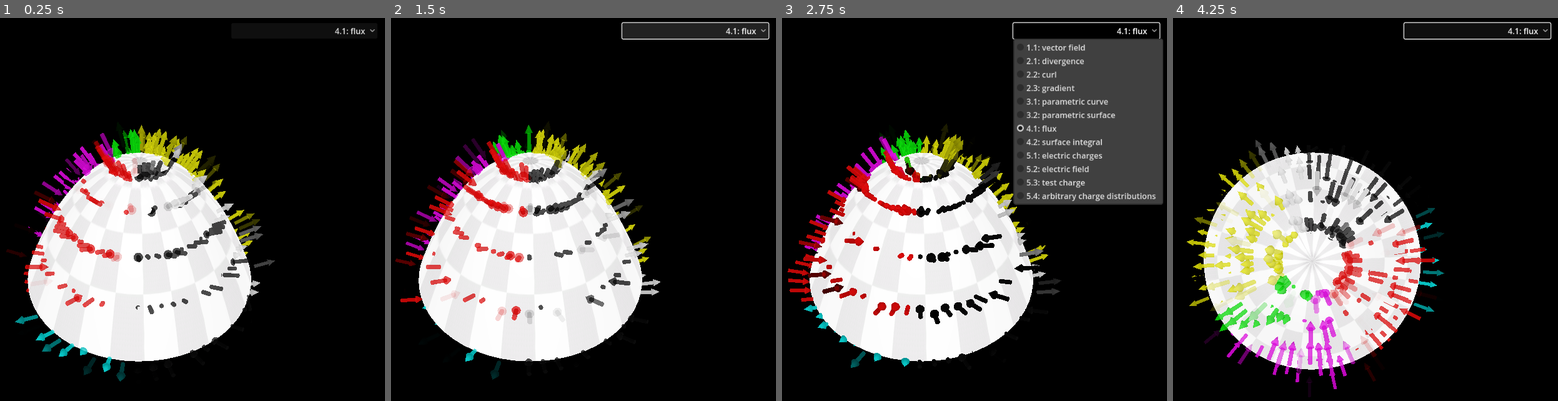
Above: before the commit, frames 1-4 (left to right).
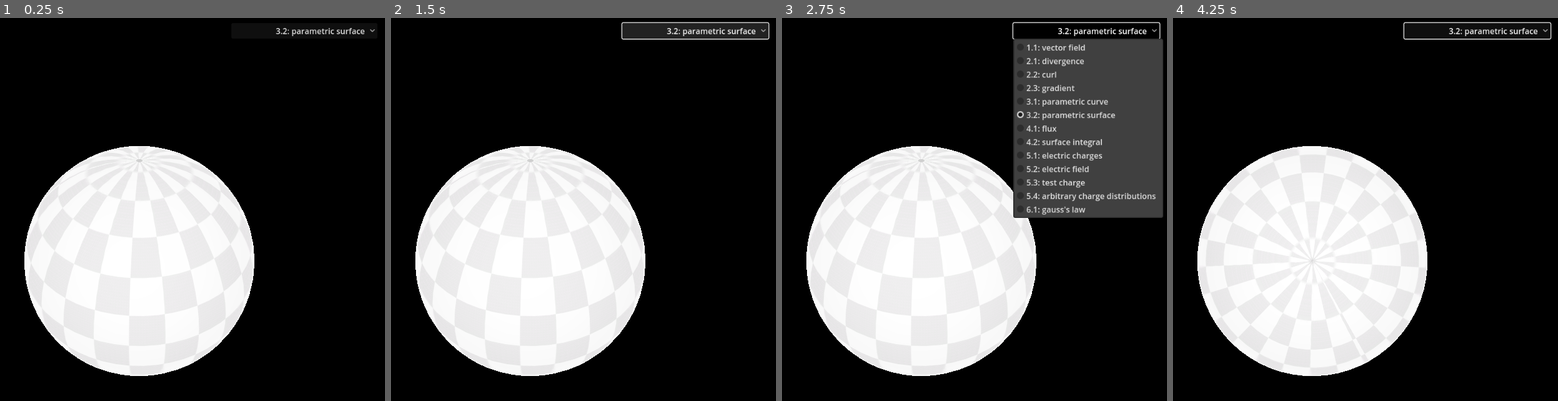
Above: after the commit, the same moments.

Repository: slotling/electromagnetism
Game: Godot game, scene res://Worlds/BaseWorlds/3d_world.tscn
The game is run twice, just before and just after one commit, with the same random seed, the same clock (stepped at 60 frames per second) and the same inputs.
Inputs (mouse positions are in pixels of both pictures, inside the frame that each line leads up to):
- Up to frame 1 (0.25 s): no input
- Up to frame 2 (1.5 s): click "4.1: flux" (after the commit: "3.2: parametric surface") at 0.5 s; click "4.1: flux" (after the commit: "3.2: parametric surface") at 1.25 s
- Up to frame 3 (2.75 s): click "4.1: flux" (after the commit: "3.2: parametric surface") at 2 s
- Up to frame 4 (4.25 s): move the mouse to (1423, 236) at 2.77 s; click (1423, 236) at 2.85 s; move the mouse to (1211, 286) at 3.52 s; tap Middle mouse button (pan) at 3.6 s

The runs differ from the first frame. In frame 1, 9.0% of the frame differs, in the area x 1-95%, y 2-95%; in frame 2, 8.7%; in frame 3, 10%; in frame 4, 12%, in the area x 3-95%, y 2-97%.

Commit message:
[2/2] gauss's: well i dont know i might need more convergence testing

Diff:
--- /dev/null
+++ b/Junk/callablebindingtest.gd
@@ -0,0 +1,16 @@
+extends Node2D
+
+
+# Called when the node enters the scene tree for the first time.
+func _ready() -> void:
+	var callable = Callable(self, "m").bind(5)
+	print(callable.call(2, 3, 4, 5, 6))
+
+func m(x, y, z, a, b, c):
+	print(x, y, z, a, b, c)
+	return x * y
+
+
+# Called every frame. 'delta' is the elapsed time since the previous frame.
+func _process(delta: float) -> void:
+	pass
--- /dev/null
+++ b/Junk/callablebindingtest.tscn
@@ -0,0 +1,6 @@
+[gd_scene load_steps=2 format=3 uid="uid://b8p78qnd8pt2r"]
+
+[ext_resource type="Script" uid="uid://dt85d14qifh4r" path="res://Junk/callablebindingtest.gd" id="1_jq3n6"]
+
+[node name="Callablebindingtest" type="Node2D"]
+script = ExtResource("1_jq3n6")
--- a/Resources/Functions/function_controller.gd
+++ b/Resources/Functions/function_controller.gd
@@ -12,6 +12,8 @@
 var wend = 1.0
 var render_diff = 0.01
 var calculation_diff = 0.01
+
+var invert_face_rendering = false
 
 # Functions are divided based on physical significance, number of input variables, and number of outputs.
 
--- /dev/null
+++ b/Resources/Functions/parametric_surfaces/03_sphere_shell.gd
@@ -0,0 +1,29 @@
+extends FunctionController
+
+var radius = 1
+
+func _init() -> void:
+	ustart = -2*PI
+	uend = 0
+	vstart = -PI
+	vend = 0
+	render_diff = 0.1
+	calculation_diff = 0.01
+
+func R(u, v=0, w=0) -> Vector3:
+	var x = sin(v) * cos(u)
+	var y = sin(v) * sin(u)
+	var z = cos(v)
+	return Vector3(x, y, z) * 1
+
+func R_u(u, v=0) -> Vector3:
+	var dxdu = -sin(v) * sin(u)
+	var dydu = sin(v) * cos(u)
+	var dzdu = 0
+	return radius * Vector3(dxdu, dydu, dzdu)
+
+func R_v(u, v) -> Vector3:
+	var dxdv = cos(v) * cos(u)
+	var dydv = cos(v) * sin(u)
+	var dzdv = -sin(v)
+	return radius * Vector3(dxdv, dydv, dzdv)
--- a/Scenes/calculation_controllers/field_func/ElectricFieldFunctionReplacerController.gd
+++ b/Scenes/calculation_controllers/field_func/ElectricFieldFunctionReplacerController.gd
@@ -9,7 +9,7 @@
 @export var recalculate_field_when_dragging = false
 @export var recalculate_field_only_on_command = false
 
-@onready var WORLD = get_parent()
+@onready var WORLD: VectorField = get_parent()
 @onready var charges = WORLD.get_node("Charges").get_children()
 
 var forces = []
@@ -18,25 +18,26 @@
 
 func F(x, y=0, z=0, id=null) -> Vector3:
 	var sum = Vector3.ZERO
-	for arr in forces:
-		sum += arr[id]
+	if id != null:
+		for arr in forces:
+			sum += arr[id]
+	else:
+		for charge in charges:
+			sum += charge.E(x, y, z)
+
 	return sum
 
-func update_charge(charge_id, update_drawing_list, refresh_config=false):
+func add_field(x, y, z, id, extra, charge_id):
+	var charge = charges[charge_id]
+	var field = charge.E(x, y, z)
+	forces[charge_id][id] = field
+
+func update_charge(chargeId, update_drawing_list, refresh_config=false):
 	var id = 0
-	var charge = charges[charge_id]
 	var drawConfig: DrawConfig = WORLD.config.draw
-	for ix in range(drawConfig.LatticeStart.x, drawConfig.LatticeEnd.x+1, 1):
-		for iy in range(drawConfig.LatticeStart.y, drawConfig.LatticeEnd.y+1, 1):
-			for iz in range(drawConfig.LatticeStart.z, drawConfig.LatticeEnd.z+1, 1):
-				var x = drawConfig.ValScale * ix
-				var y = drawConfig.ValScale * iy
-				var z = drawConfig.ValScale * iz
-				var field = charge.E(x, y, z)
-				forces[charge_id][id] = field
-				id += 1
+	WORLD.loop_through_all_points(false, Callable(self, "add_field").bind(chargeId))
 
-	charge_id_update_list.erase(charge_id)
+	charge_id_update_list.erase(chargeId)
 
 	if update_drawing_list:
 		WORLD.create_drawing_list(true) # refresh_config and refresh_config_upon_release
--- a/Scenes/canvas_layers/information_displays/surface_integrals.gd
+++ b/Scenes/canvas_layers/information_displays/surface_integrals.gd
@@ -1,6 +1,6 @@
 extends CanvasLayer
 
-@export var surface: NodePath
+@export var SurfaceIntegralCalculationController: NodePath
 
 func _ready() -> void:
 	#G.WORLD.FieldUpdatedSignal.connect(update)
@@ -10,7 +10,7 @@
 	$Label.text = "Flux: [color='#FF00AE']thinking very hard..."
 	await get_tree().process_frame
 	#await get_tree().process_frame
-	var result = await get_node(surface).get_node("./SurfaceIntegralCalculationController").calculate()
+	var result = await get_node(SurfaceIntegralCalculationController).calculate()
 	$Label.text = "Flux: [color='#FFFF00']"
 	$Label.text += G.format_number(result, 5)
 	$Label.text += "[/color]"
--- a/Worlds/1_vector_fields/1_1_fields.gd
+++ b/Worlds/1_vector_fields/1_1_fields.gd
@@ -39,15 +39,7 @@
 		calculated_settings["z_values"].append(val.z)
 		calculated_settings["magnitudes"].append(val.length())
 
-func create_drawing_list_process(initialize) -> void:
-	drawing_list = []
-
-	if initialize:
-		calculated_settings["x_values"] = []
-		calculated_settings["y_values"] = []
-		calculated_settings["z_values"] = []
-		calculated_settings["magnitudes"] = []
-
+func loop_through_all_points(initialize: bool, callable: Callable):
 	var id = 0
 	for ix in range(config.draw.LatticeStart.x, config.draw.LatticeEnd.x+1, 1):
 		for iy in range(config.draw.LatticeStart.y, config.draw.LatticeEnd.y+1, 1):
@@ -55,9 +47,21 @@
 				var x = config.draw.ValScale * ix
 				var y = config.draw.ValScale * iy
 				var z = config.draw.ValScale * iz
-				var value = F(x, y, z, id)
-				add_drawing_object(x, y, z, value, initialize)
+				callable.call(x, y, z, id, {"initialize": initialize})
 				id += 1
+
+func every_point(x, y, z, id, extra):
+	var value = F(x, y, z, id)
+	add_drawing_object(x, y, z, value, extra["initialize"])
+
+func create_drawing_list_process(initialize) -> void:
+	if initialize:
+		calculated_settings["x_values"] = []
+		calculated_settings["y_values"] = []
+		calculated_settings["z_values"] = []
+		calculated_settings["magnitudes"] = []
+
+	loop_through_all_points(initialize, Callable(self, "every_point"))
 
 	if initialize:
 		var length = calculated_settings["x_values"].size()
@@ -73,6 +77,7 @@
 
 
 func create_drawing_list(initialize) -> void:
+	drawing_list = []
 	create_drawing_list_process(initialize)
 	FieldUpdatedSignal.emit()
 	draw_vectors(time)
--- a/Worlds/3_parametric_equations/3_2_surface.tscn
+++ b/Worlds/3_parametric_equations/3_2_surface.tscn
@@ -1,9 +1,10 @@
-[gd_scene load_steps=7 format=3 uid="uid://blbxu4etlngqs"]
+[gd_scene load_steps=8 format=3 uid="uid://blbxu4etlngqs"]
 
 [ext_resource type="Script" uid="uid://maeo4vn1rhv1" path="res://Worlds/3_parametric_equations/3_2_surface.gd" id="1_8d468"]
 [ext_resource type="PackedScene" uid="uid://de33bloc4b5qt" path="res://Scenes/parametric/surface.tscn" id="1_syarw"]
 [ext_resource type="Script" uid="uid://ckj7ev16yia8c" path="res://Resources/Configs/DrawConfig.gd" id="2_svktb"]
 [ext_resource type="Script" uid="uid://b38abs6n85w0l" path="res://Resources/Configs/WorldConfig.gd" id="3_ox3ju"]
+[ext_resource type="Script" uid="uid://ln1gxrxxbqy8" path="res://Resources/Functions/parametric_surfaces/03_sphere_shell.gd" id="5_ox3ju"]
 
 [sub_resource type="Resource" id="Resource_811um"]
 script = ExtResource("2_svktb")
@@ -20,3 +21,4 @@
 config = SubResource("Resource_m1sw4")
 
 [node name="surface" parent="." instance=ExtResource("1_syarw")]
+ParametricSurfaceScript = ExtResource("5_ox3ju")
--- a/Worlds/4_integrals/4_1_surface_integral.gd
+++ b/Worlds/4_integrals/4_1_surface_integral.gd
@@ -1,6 +1,9 @@
 extends VectorField
 
-func create_drawing_list_process(initialize) -> void:
+@export var drawNormals = true
+
+func loop_through_all_points(initialize: bool, callable: Callable):
+	var id = 0
 	for vert_index in $surface.vector_verts.size():
 		var vert = $surface.vector_verts[vert_index]
 		var cross = $surface.vector_crosses[vert_index]
@@ -8,17 +11,14 @@
 		var x = vert.x
 		var y = vert.y
 		var z = vert.z
+		callable.call(x, y, z, id, {"cross": cross, "normal": normal, "initialize": initialize})
+		id += 1
 
-		var value = F(x, y, z).dot(cross) * normal
-		#print(F(x, y, z), cross, normal, value)
-		#var value = F(x, y, z)
-		#var value = cross
-
-		#print(vert)
-		#add_drawing_object(x, y, z, $surface.debug_arrays[0][vert_index], initialize)
-		#add_drawing_object(x, y, z, $surface.debug_arrays[1][vert_index], initialize)
-		#add_drawing_object(x, y, z, normal, initialize)
-		add_drawing_object(x, y, z, value, initialize)
+func every_point(x, y, z, id, extra):
+	var value = F(x, y, z, id)
+	if drawNormals:
+		value = value.dot(extra["cross"]) * extra["normal"]
+	add_drawing_object(x, y, z, value, extra["initialize"])
 
 func get_instance_count():
 	return $surface.vector_verts.size() # remove overshooting vertices
--- a/Worlds/4_integrals/4_2_surface_integral_calculation.tscn
+++ b/Worlds/4_integrals/4_2_surface_integral_calculation.tscn
@@ -44,4 +44,4 @@
 metadata/_custom_type_script = "uid://be0a2wgu4dwlh"
 
 [node name="SurfaceIntegralCanvasLayer" parent="." index="2" instance=ExtResource("5_ykw7y")]
-surface = NodePath("../surface")
+SurfaceIntegralCalculationController = NodePath("../surface/SurfaceIntegralCalculationController")
--- a/Worlds/6_gauss_law/6_1_verifying_gauss_law.tscn
+++ b/Worlds/6_gauss_law/6_1_verifying_gauss_law.tscn
@@ -1,7 +1,12 @@
-[gd_scene load_steps=6 format=4 uid="uid://irj8j41x80tt"]
+[gd_scene load_steps=11 format=4 uid="uid://irj8j41x80tt"]
 
 [ext_resource type="PackedScene" uid="uid://ehfxyysvctxi" path="res://Worlds/4_integrals/4_1_surface_integral.tscn" id="1_4s3j2"]
 [ext_resource type="PackedScene" uid="uid://xpctx2hvs2nv" path="res://Scenes/canvas_layers/information_displays/surface_integrals.tscn" id="2_d6w7k"]
+[ext_resource type="Script" uid="uid://be0a2wgu4dwlh" path="res://Scenes/calculation_controllers/integration/SurfaceIntegralCalculationController.gd" id="2_goxmp"]
+[ext_resource type="Script" uid="uid://c8xixeh1nmpll" path="res://Resources/Functions/vector_functions/SPECIAL_electric_field_override.gd" id="2_rwhq7"]
+[ext_resource type="Script" uid="uid://ln1gxrxxbqy8" path="res://Resources/Functions/parametric_surfaces/03_sphere_shell.gd" id="3_kjw63"]
+[ext_resource type="Script" uid="uid://c5ti84r5a68gu" path="res://Scenes/calculation_controllers/field_func/ElectricFieldFunctionReplacerController.gd" id="5_etvby"]
+[ext_resource type="PackedScene" uid="uid://ch3sxdbhv1l3a" path="res://Scenes/charge_distributions/PointCharge.tscn" id="6_8r5e5"]
 
 [sub_resource type="StandardMaterial3D" id="StandardMaterial3D_d6w7k"]
 resource_local_to_scene = true
@@ -30,8 +35,28 @@
 mesh = SubResource("ArrayMesh_goxmp")
 
 [node name="6_1_verifying_gauss_law" instance=ExtResource("1_4s3j2")]
+drawNormals = false
+FieldScript = ExtResource("2_rwhq7")
 
 [node name="MM" parent="." index="0"]
 multimesh = SubResource("MultiMesh_rwhq7")
 
+[node name="surface" parent="." index="1"]
+visible = false
+ParametricSurfaceScript = ExtResource("3_kjw63")
+
+[node name="SurfaceIntegralCalculationController" type="Node" parent="surface" index="1"]
+script = ExtResource("2_goxmp")
+metadata/_custom_type_script = "uid://be0a2wgu4dwlh"
+
 [node name="SurfaceIntegralCanvasLayer" parent="." index="2" instance=ExtResource("2_d6w7k")]
+SurfaceIntegralCalculationController = NodePath("../surface/SurfaceIntegralCalculationController")
+
+[node name="ElectricFieldFunctionReplacerController" type="Node" parent="." index="3"]
+script = ExtResource("5_etvby")
+recalculate_field_when_dragging = true
+metadata/_custom_type_script = "uid://c5ti84r5a68gu"
+
+[node name="Charges" type="Node3D" parent="." index="4"]
+
+[node name="PointCharge" parent="Charges" index="0" instance=ExtResource("6_8r5e5")]
--- a/Worlds/BaseWorlds/3d_world.gd
+++ b/Worlds/BaseWorlds/3d_world.gd
@@ -16,8 +16,9 @@
 		"5.2: electric field": load("res://Worlds/5_electric_charge/5_2_electric_field.tscn"),
 		"5.3: test charge": load("res://Worlds/5_electric_charge/5_3_test_charge.tscn"),
 		"5.4: arbitrary charge distributions": load("res://Worlds/5_electric_charge/5_4_arbitrary_charge_distributions.tscn"),
+		"6.1: gauss's law": load("res://Worlds/6_gauss_law/6_1_verifying_gauss_law.tscn"),
 	}
-	var scene_index = scenes.keys().find("4.1: flux")
+	var scene_index = scenes.keys().find("3.2: parametric surface")
 	$SceneSwitcher.init(scenes, scene_index)
 
 
Not shown, added: Junk/callablebindingtest.gd.uid
Not shown, added: Resources/Functions/parametric_surfaces/03_sphere_shell.gd.uid
